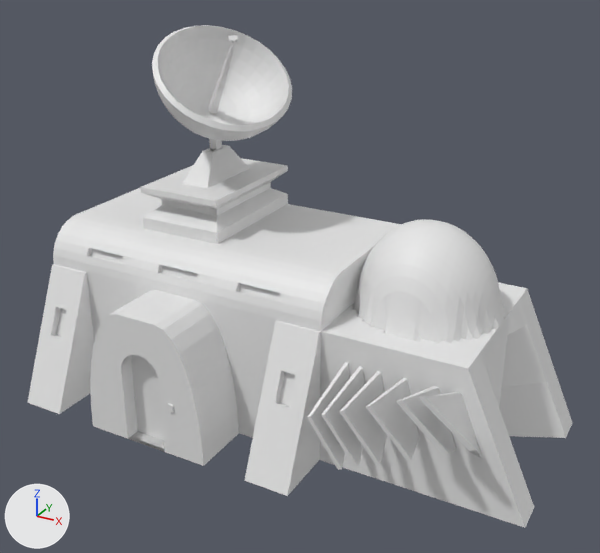
The glTF model statics/house/scene.gltf as it was, and as the next commit left it.
Both versions are drawn from a 50 mm lens placed at (10.6, -9.5, 17.5), pointed at (-2.9, 15.0, 5.2). Lighting does not change. The marker at lower left points along +X, +Y and +Z. Where no turn or scale is listed for an object, it has been applied to the vertices. Vertices at the same position are counted once.

The older version as bpy lines, for what is in view:
```python
me_cube = bpy.data.meshes.new('Cube')
me_cube.from_pydata(...)  # 3993 vertices, 7968 faces; spans x -7.1..12.7, y -7.1..2.3, z -0.9..13.5
ob_cube = bpy.data.objects.new('Cube', me_cube)
ob_cube.location = (-6.03, 17.58, 0.07)
```
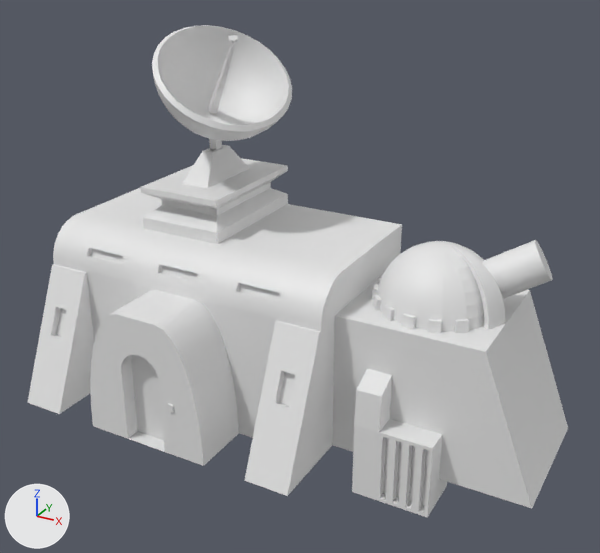
Edits to the bpy script that builds the scene:
```text
Change me_cube:
    used by ob_cube; location = (-6.03, 17.58, 0.07)
    remove me_cube.from_pydata(...)  # 3993 vertices, 7968 faces; spans x -7.1..12.7, y -7.1..2.3, z -0.9..13.5
    add me_cube.from_pydata(...)  # 1370 vertices, 2606 faces; spans x -7.1..12.6, y -7.1..2.3, z -1.9..13.5
    me_cube part 1: a new loose piece of 96 vertices spanning x 8.7..11.6, y -1.3..0.8, z 4.6..7.1
    me_cube part 2: a new loose piece of 60 vertices spanning x 6.4..9.3, y -4.6..-2.6, z -1.9..3.2
    me_cube part 3: 1 vertex moved within x 9.4, y 0.5, z 5.3; 3136 vertices removed from x -7.1..12.7, y -7.0..2.3, z -0.9..7.5; 357 vertices added at x 5.1..12.6, y -3.7..1.7, z -0.9..6.7
```

Changed parts and their boxes [x1, y1, x2, y2] in the pictures (600 x 553 px):
'Cube', reshaped
    before: [28, 25, 572, 528]
    after: [28, 25, 568, 517]
part 1 of me_cube, added
    after: [483, 240, 553, 299]
part 2 of me_cube, added
    after: [352, 369, 447, 517]
part 3 of me_cube, cut back
    before: [130, 220, 572, 528]
    after: [332, 241, 568, 508]
